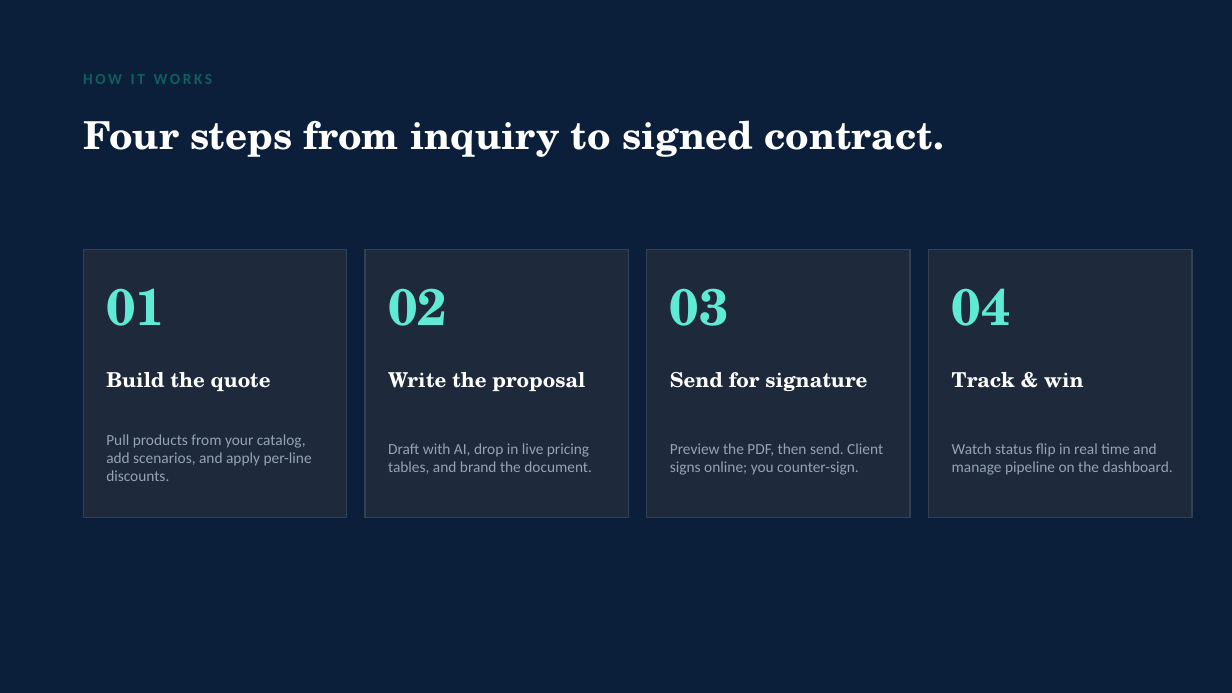
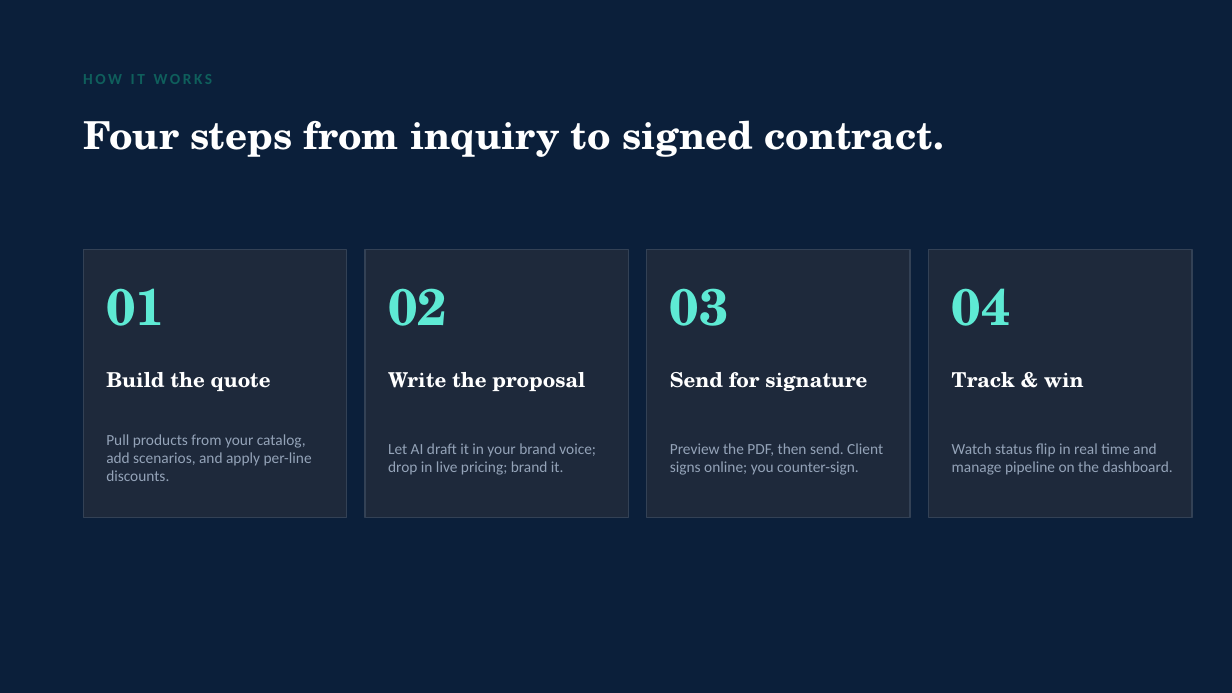
Before and after one commit to spandya007/ultraquote, a slide deck: slide 5 of marketing-materials/ultraquote-deck.pptx. Drawn at 1232x693 pixels with LibreOffice and Linux fonts; fonts in the diff are those of the drawing. Boxes give left, top, right and bottom in pixels: in the first picture for what was removed or moved away, otherwise in the second. Text is boxed around its words. In the diff, an @@ line names an element or a change of style, - is before the commit and + after.

```diff
--- a/marketing-materials/ultraquote-deck.pptx
+++ b/marketing-materials/ultraquote-deck.pptx
@@ text at [388, 443, 596, 475]: text changed @@
-Draft with AI, drop in live pricing tables, and brand the document.
+Let AI draft it in your brand voice; drop in live pricing; brand it.
```
Also in this commit, not shown: 3 other slides changed, 6 other files.
